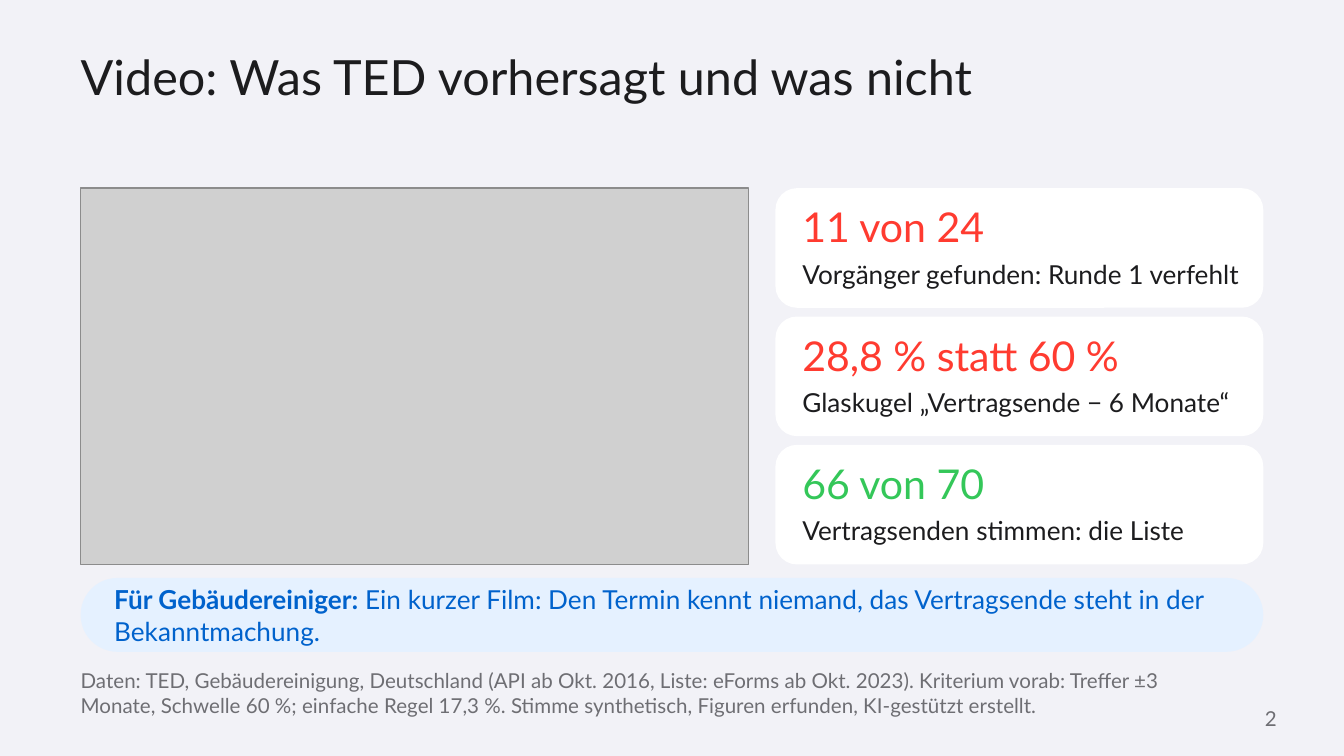
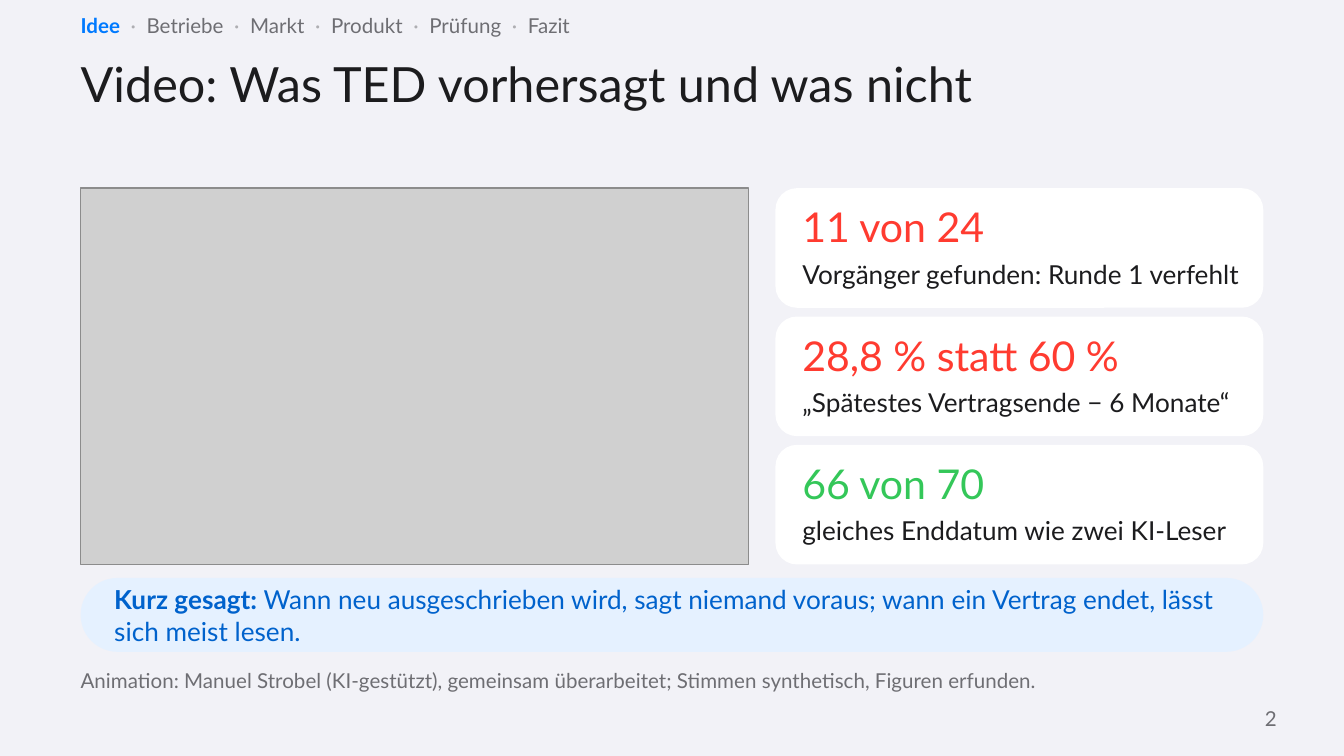
Before and after one commit to ludwigrichthammer9-web/vergabe_radar, a slide deck: slide 2 of docs/vortrag/vortrag_vergabe_radar.pptx. Drawn at 1344x756 pixels with LibreOffice and Linux fonts; fonts in the diff are those of the drawing; grey boxes stand for pictures. Boxes give left, top, right and bottom in pixels: in the first picture for what was removed or moved away, otherwise in the second. Text is boxed around its words. In the diff, an @@ line names an element or a change of style, - is before the commit and + after.

```diff
--- a/docs/vortrag/vortrag_vergabe_radar.pptx
+++ b/docs/vortrag/vortrag_vergabe_radar.pptx
@@ text added at bbox=[81, 17, 570, 37], 11 pt, text #6E6E73 @@
+Idee · Betriebe · Markt · Produkt · Prüfung · Fazit
@@ title "Video: Was TED vorhersagt und ...": place and size @@
-title "Video: Was TED vorhersagt und ..." at bbox=[81, 59, 972, 104]
+title "Video: Was TED vorhersagt und ..." at bbox=[81, 66, 972, 111]
@@ text at bbox=[802, 392, 1229, 417]: text changed @@
-Glaskugel „Vertragsende − 6 Monate“
+„Spätestes Vertragsende − 6 Monate“
@@ text at bbox=[802, 520, 1226, 545]: text changed @@
-Vertragsenden stimmen: die Liste
+gleiches Enddatum wie zwei KI-Leser
@@ text at bbox=[114, 589, 1213, 642]: text changed @@
-Für Gebäudereiniger: Ein kurzer Film: Den Termin kennt niemand, das Vertragsende steht in der Bekanntmachung.
+Kurz gesagt: Wann neu ausgeschrieben wird, sagt niemand voraus; wann ein Vertrag endet, lässt sich meist lesen.
@@ text removed at bbox=[81, 672, 1158, 717] @@
-Daten: TED, Gebäudereinigung, Deutschland (API ab Okt. 2016, Liste: eForms ab Okt. 2023). Kriterium vorab: Treffer ±3 Monate, Schwelle 60 %; einfache Regel 17,3 %. Stimme synthetisch, Figuren erfunden, KI-gestützt erstellt.
@@ text added at bbox=[81, 672, 1035, 692], 11 pt, text #6E6E73 @@
+Animation: Manuel Strobel (KI-gestützt), gemeinsam überarbeitet; Stimmen synthetisch, Figuren erfunden.
```
Also in this commit, not shown: 8 other slides changed, 4 slides added, 3 slides removed, 2 other files.
